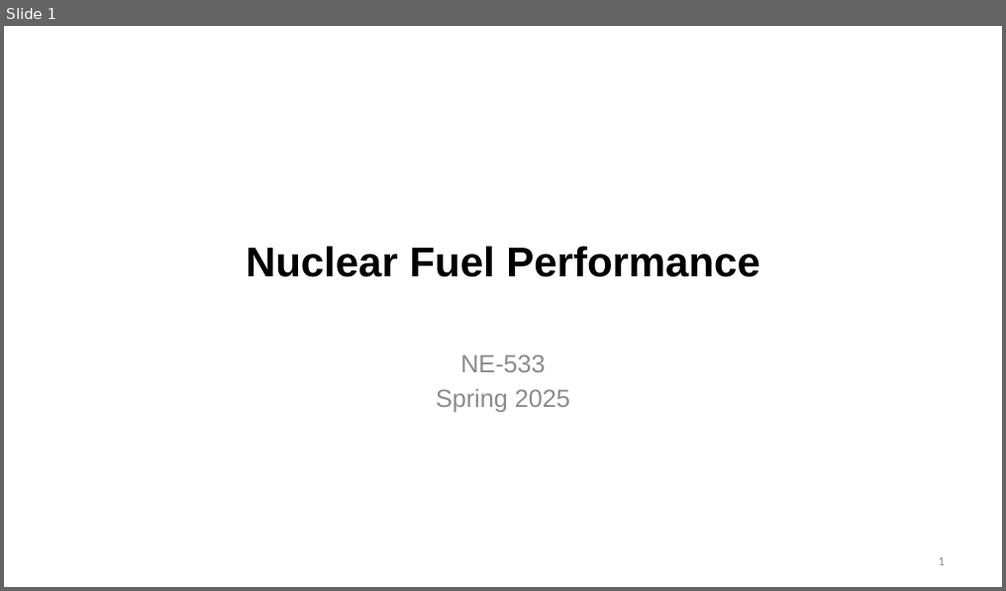
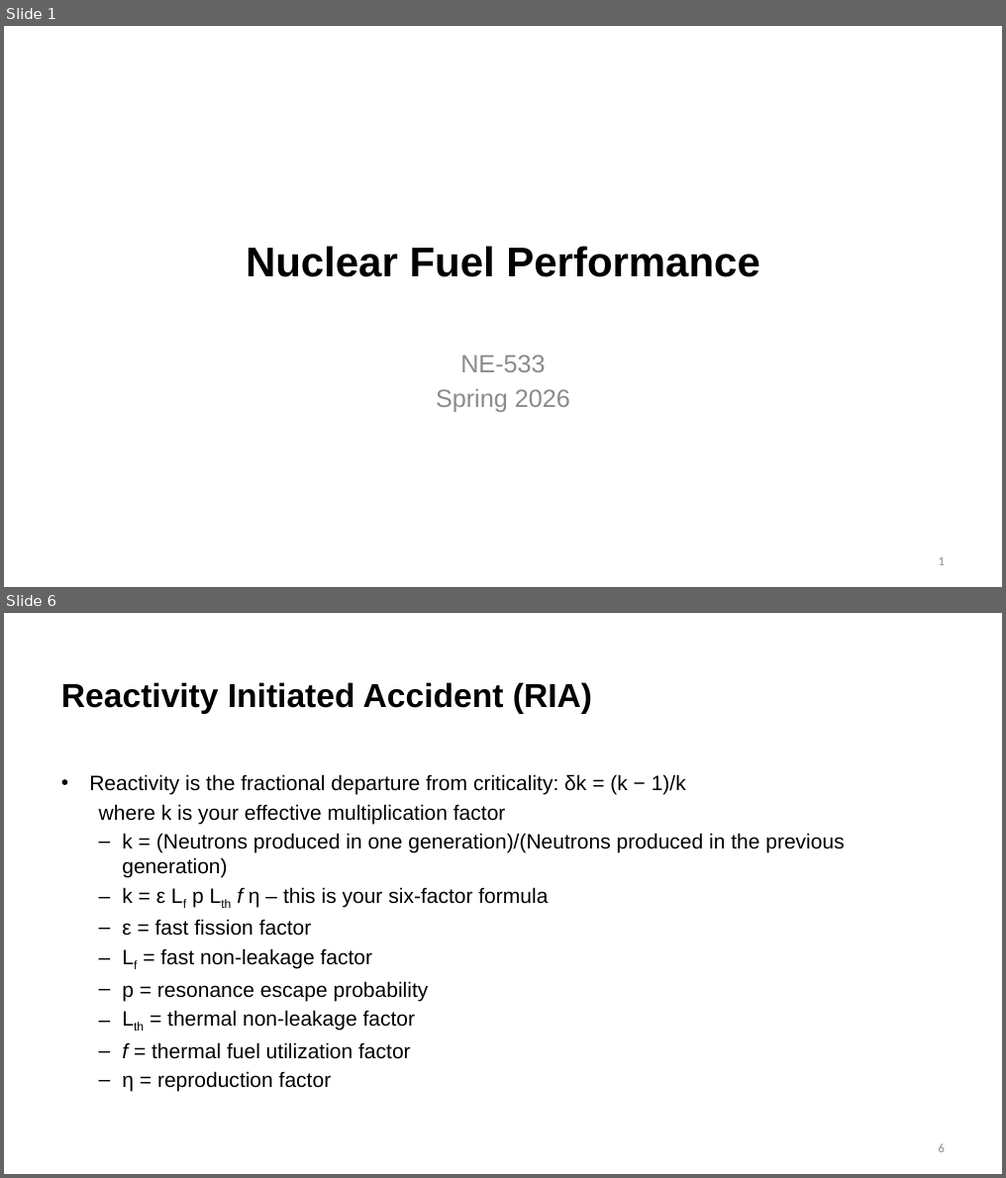
Before and after one commit to benbeeler/TEACHING, a slide deck: Nuclear_Fuel_Performance/NE533_Spring2026/Module4/Lec18_Accidents.pptx. Shown one above the other, each under a label of ours: slide 1 before the commit, slides 1 and 6 after it; the slides between them are not shown. The pictures are 1006x591 and 1006x1178 pixels, drawn with LibreOffice and Linux fonts; fonts in the diff are those of the drawing; background and template pictures are left out. Boxes give left, top, right and bottom in pixels: in the first picture for what was removed or moved away, otherwise in the second. Text is boxed around its words. In the diff, an @@ line names an element or a change of style, - is before the commit and + after.

```diff
--- a/Nuclear_Fuel_Performance/NE533_Spring2026/Module4/Lec18_Accidents.pptx
+++ b/Nuclear_Fuel_Performance/NE533_Spring2026/Module4/Lec18_Accidents.pptx
@@ slide 6 added at [4, 613, 1002, 1174], background #FFFFFF @@
@@ title added at [61, 682, 592, 714], 32 pt, text #000000, bold @@
+Reactivity Initiated Accident (RIA)
@@ text added at [89, 774, 844, 1092], 20 pt, text #000000 @@
+• Reactivity is the fractional departure from criticality: δk = (k − 1)/k
+where k is your effective multiplication factor
+  – k = (Neutrons produced in one generation)/(Neutrons produced in the previous generation)
+  – k = ε Lf p Lth f η – this is your six-factor formula
+  – ε = fast fission factor
+  – Lf = fast non-leakage factor
+  – p = resonance escape probability
+  – Lth = thermal non-leakage factor
+  – f = thermal fuel utilization factor
+  – η = reproduction factor
@@ page number added at [939, 1144, 944, 1153], 12 pt, text #8C8C8C @@
+6
@@ slide 1 changed as well @@
@@ subtitle at [436, 389, 570, 412]: text changed @@
-Spring 2025
+Spring 2026
```
Also in this commit, not shown: 2 other slides changed, 24 other slides added, 12 slides removed, 17 other files.
